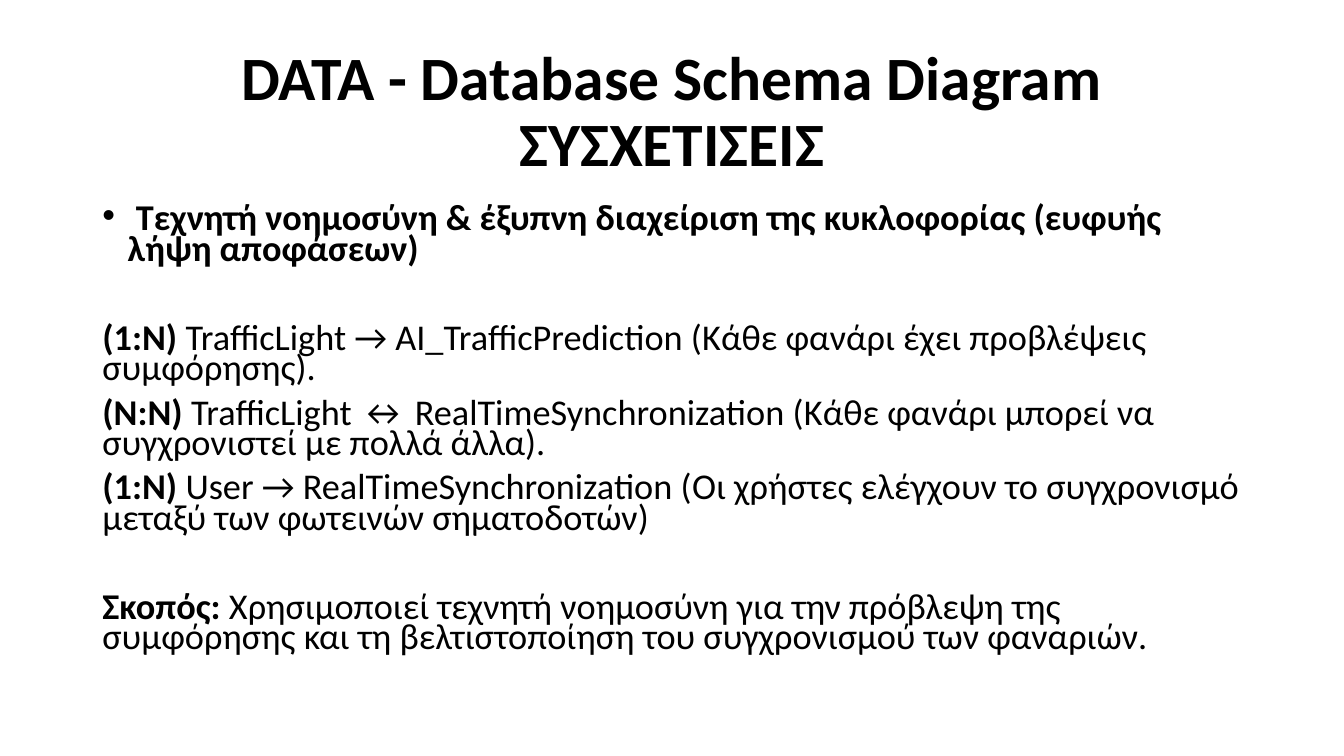
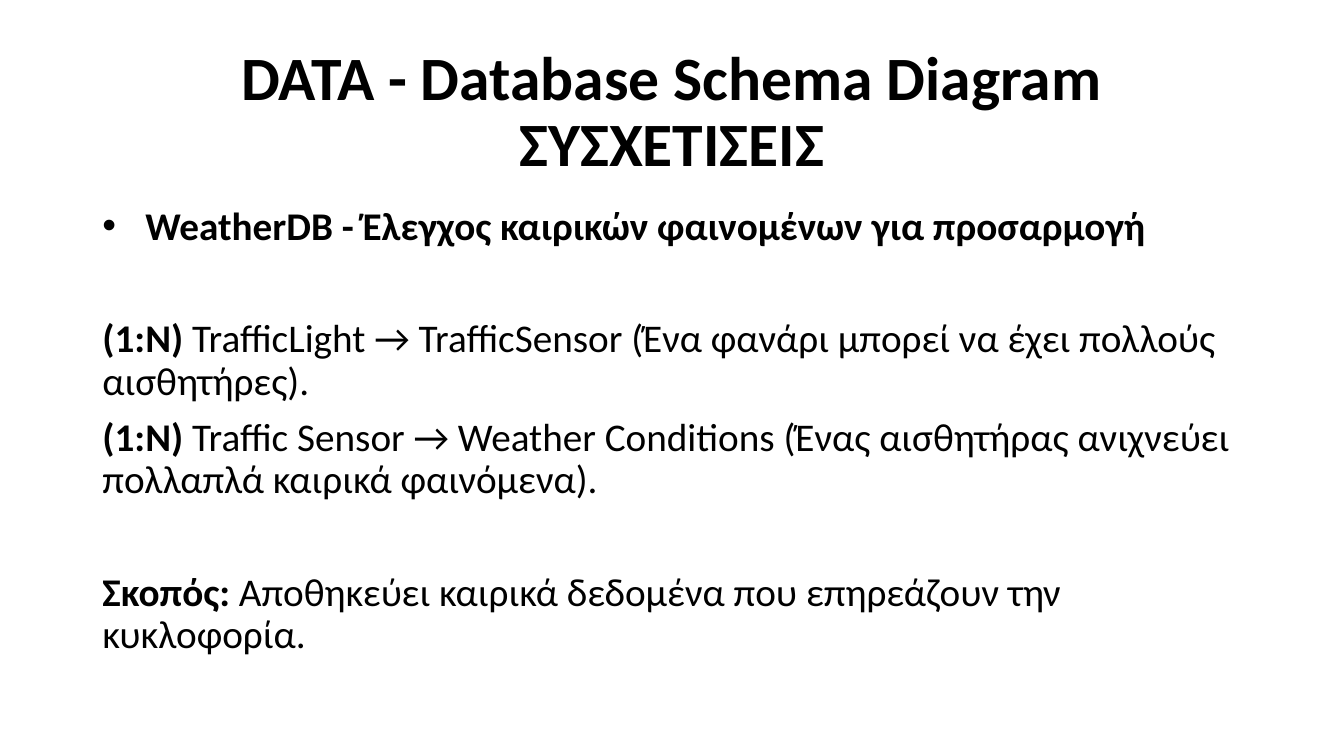
Before and after one commit to Ath21/STL_Drive, a slide deck: slide 25 of Presentation.pptx (slide 29 before the commit). Drawn at 1344x756 pixels with LibreOffice and Linux fonts; fonts in the diff are those of the drawing. Boxes give left, top, right and bottom in pixels: in the first picture for what was removed or moved away, otherwise in the second. Text is boxed around its words. In the diff, an @@ line names an element or a change of style, - is before the commit and + after.

```diff
--- a/Presentation.pptx
+++ b/Presentation.pptx
@@ text at bbox=[102, 212, 1230, 655]: text changed; size 25.9 to 28 pt @@
-• Τεχνητή νοημοσύνη & έξυπνη διαχείριση της κυκλοφορίας (ευφυής λήψη αποφάσεων)
-(1:N) TrafficLight → AI_TrafficPrediction (Κάθε φανάρι έχει προβλέψεις συμφόρησης).
-(N:N) TrafficLight ↔ RealTimeSynchronization (Κάθε φανάρι μπορεί να συγχρονιστεί με πολλά άλλα).
-(1:N) User → RealTimeSynchronization (Οι χρήστες ελέγχουν το συγχρονισμό μεταξύ των φωτεινών σηματοδοτών)
-Σκοπός: Χρησιμοποιεί τεχνητή νοημοσύνη για την πρόβλεψη της συμφόρησης και τη βελτιστοποίηση του συγχρονισμού των φαναριών.
+• WeatherDB - Έλεγχος καιρικών φαινομένων για προσαρμογή
+(1:Ν) TrafficLight → TrafficSensor (Ένα φανάρι μπορεί να έχει πολλούς αισθητήρες).
+(1:Ν) Traffic Sensor → Weather Conditions (Ένας αισθητήρας ανιχνεύει πολλαπλά καιρικά φαινόμενα).
+Σκοπός: Αποθηκεύει καιρικά δεδομένα που επηρεάζουν την κυκλοφορία.
```
Also in this commit, not shown: 7 other slides changed, 4 slides added, 6 slides removed, 6 other files.
